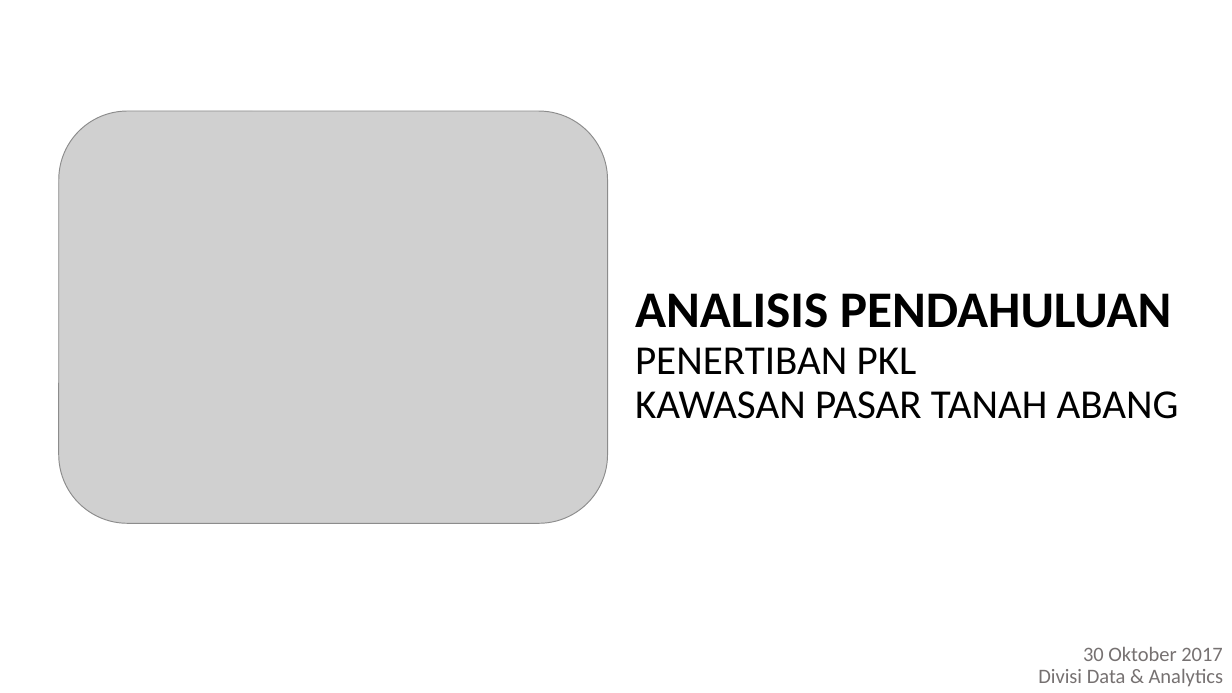
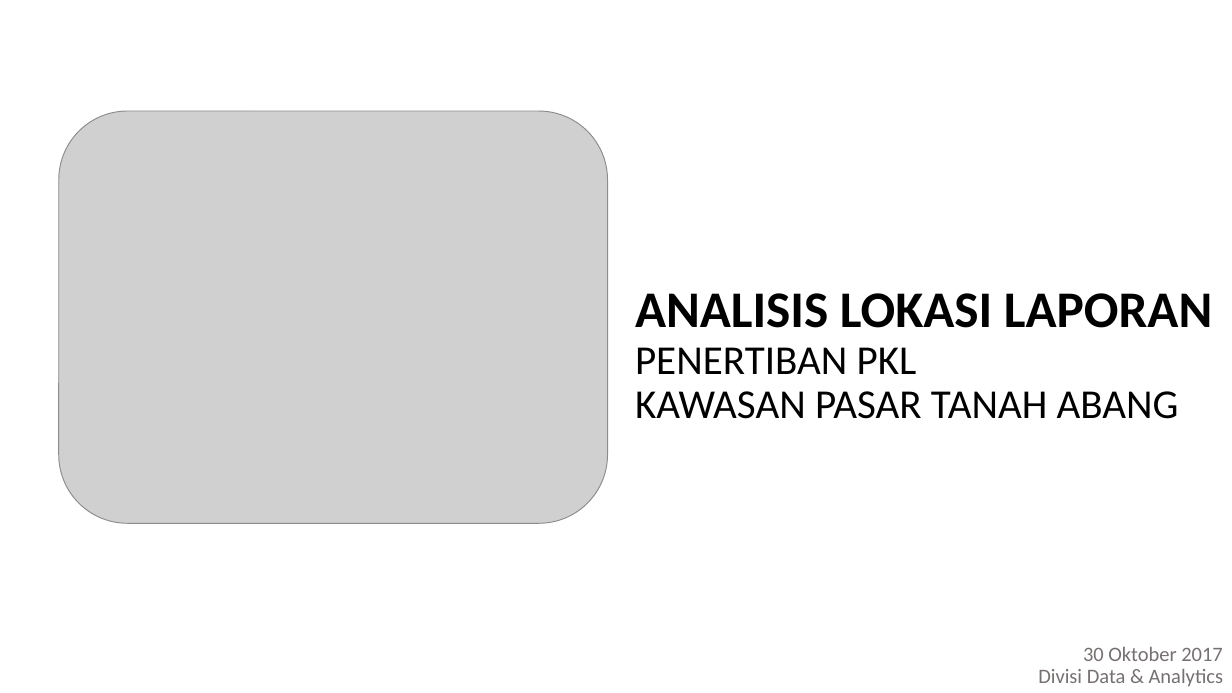
Before and after one commit to potmadu/Analisis-Penertiban-Tanah-Abang, a slide deck: slide 1 of Analisis Pendahuluan PKL Tanah Abang.pptx. Drawn at 1232x693 pixels with LibreOffice and Linux fonts; fonts in the diff are those of the drawing; grey boxes stand for pictures; background and template pictures are left out. Boxes give left, top, right and bottom in pixels: in the first picture for what was removed or moved away, otherwise in the second. Text is boxed around its words. In the diff, an @@ line names an element or a change of style, - is before the commit and + after.

Commit message:
Add New Presentation and
+ Presentasi Analisis Cluster per Laporan

```diff
--- a/Analisis Pendahuluan PKL Tanah Abang.pptx
+++ b/Analisis Pendahuluan PKL Tanah Abang.pptx
@@ title at (635, 293, 1212, 419): text changed @@
-ANALISIS PENDAHULUAN
-PENERTIBAN PKL
-KAWASAN PASAR TANAH ABANG
+ANALISIS LOKASI LAPORAN
+PENERTIBAN PKL
+KAWASAN PASAR TANAH ABANG
```
Also in this commit, not shown: 1 other slide changed, 2 slides added, 5 slides removed, 10 other files.
